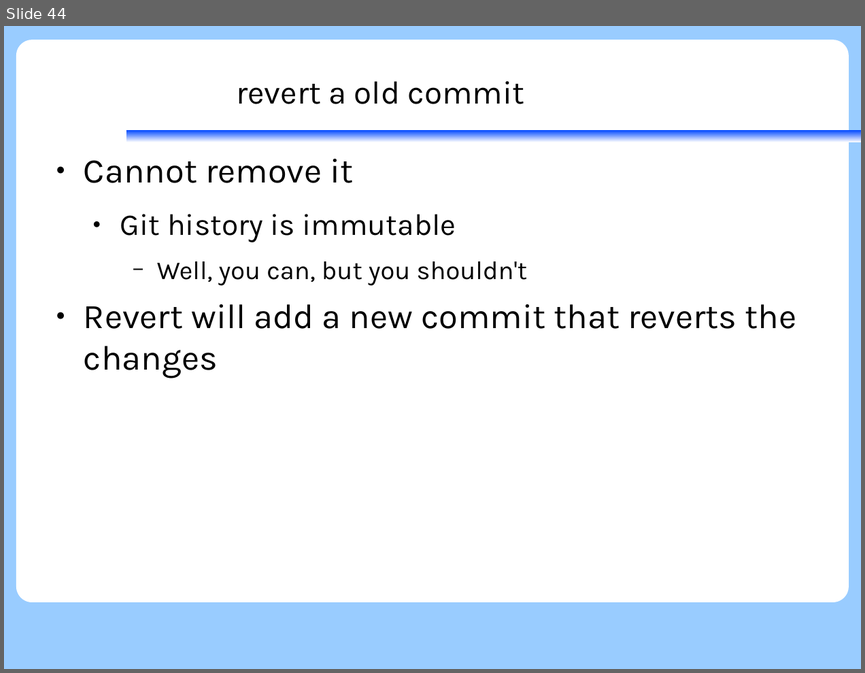
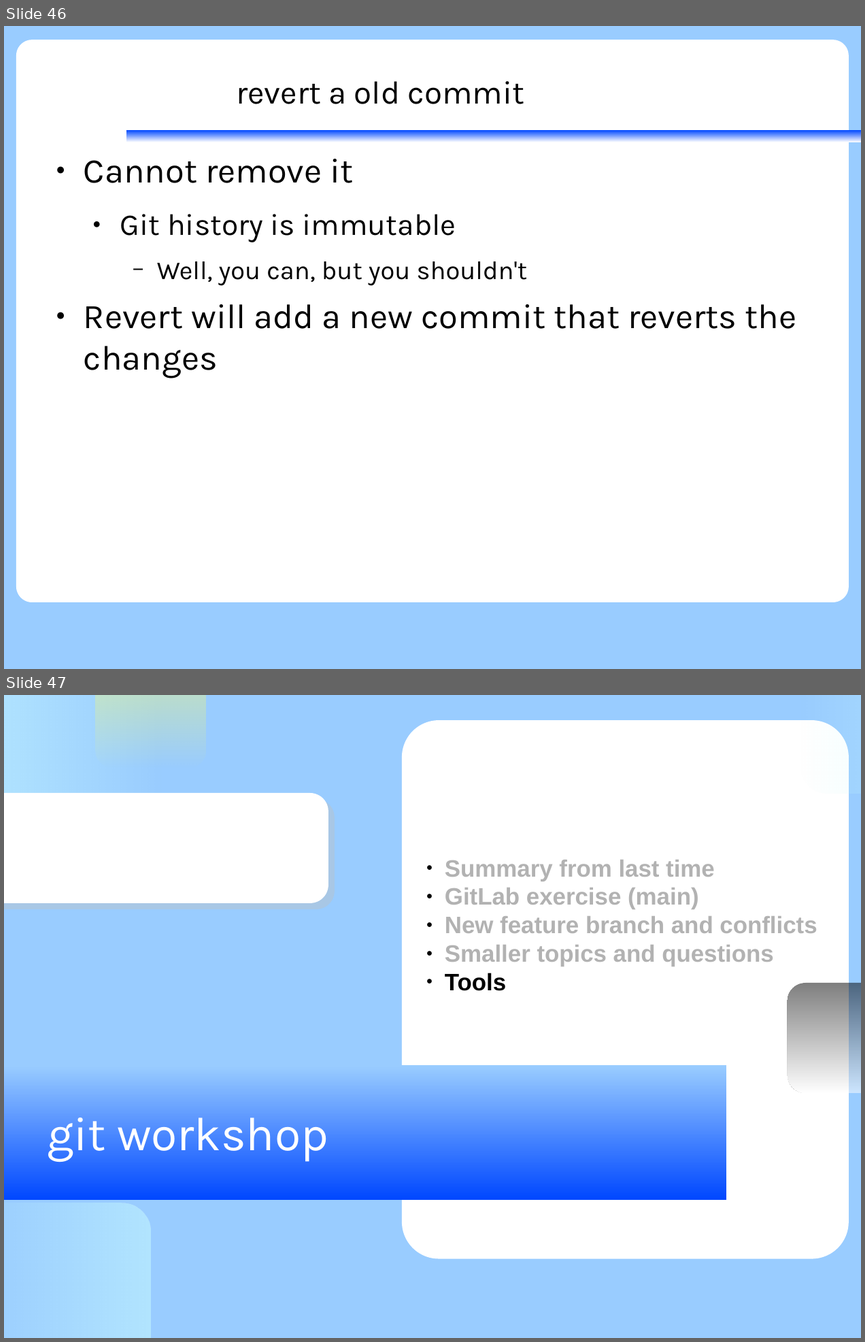
Before and after one commit to KennethNielsen/presentations, a slide deck: gitworkshop/gitworkshop.odp. Shown one above the other, each under a label of ours: slide 44 before the commit, slides 46 and 47 after it. The pictures are 865x673 and 865x1342 pixels, drawn with LibreOffice and Linux fonts; fonts in the diff are those of the drawing; background and template pictures are left out. Boxes give left, top, right and bottom in pixels: in the first picture for what was removed or moved away, otherwise in the second. Text is boxed around its words. In the diff, an @@ line names an element or a change of style, - is before the commit and + after.

Commit message:
Section on tools and updates

```diff
--- a/gitworkshop/gitworkshop.odp
+++ b/gitworkshop/gitworkshop.odp
@@ slide 47 added at [4,695,861,1338], background #99CCFF @@
@@ freeform shape added at [4,695,162,854], fill gradient #CCFFFF @@
@@ rounded rectangle added at [96,695,206,769], fill gradient #FFFF66 @@
@@ freeform shape added at [800,695,861,793], fill gradient #CCFFFF @@
@@ freeform shape added at [402,720,849,1258], fill #FFFFFF @@
@@ rounded rectangle added at [4,793,329,903], fill #FFFFFF @@
@@ subtitle added at [445,860,817,991], 22 pt, text #B2B2B2, bold @@
+● Summary from last time
+● GitLab exercise (main)
+● New feature branch and conflicts
+● Smaller topics and questions
+● Tools
@@ rounded rectangle added at [788,983,861,1093], fill gradient #000000 to #FFFFFF @@
@@ rectangle added at [4,1065,726,1200], fill gradient #0047FF to #99CCFF @@
@@ title added at [47,1117,328,1161], 44 pt, text #FFFFFF @@
+git workshop
@@ freeform shape added at [4,1204,151,1338], fill gradient #CCFFFF @@
@@ what was slide 44 is now slide 46 @@
```
Also in this commit, not shown: 7 slides changed, 10 other slides added, 1 other file.
